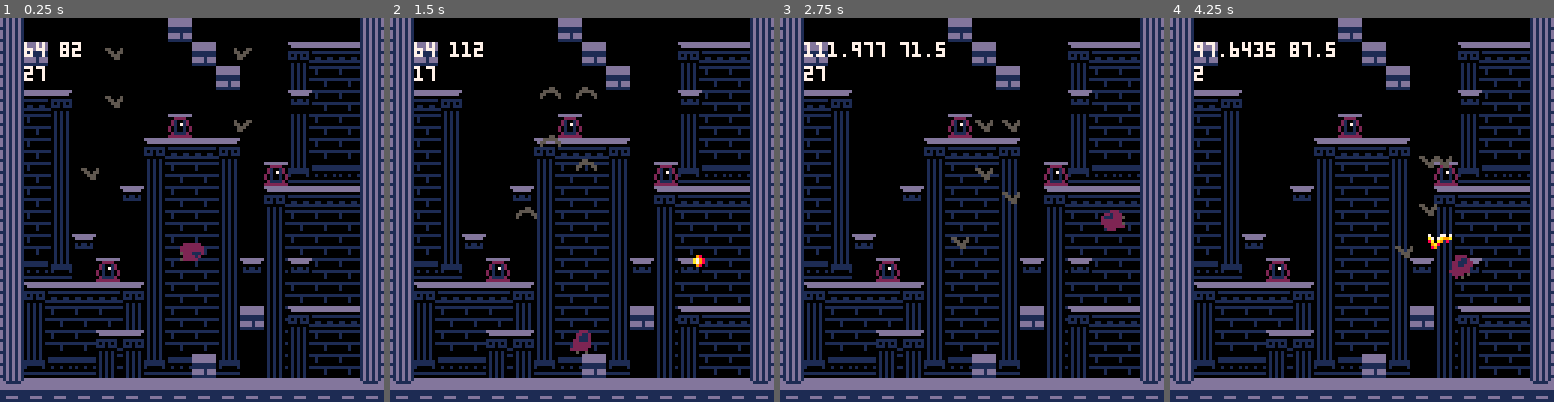
Above: before the commit, frames 1-4 (left to right).
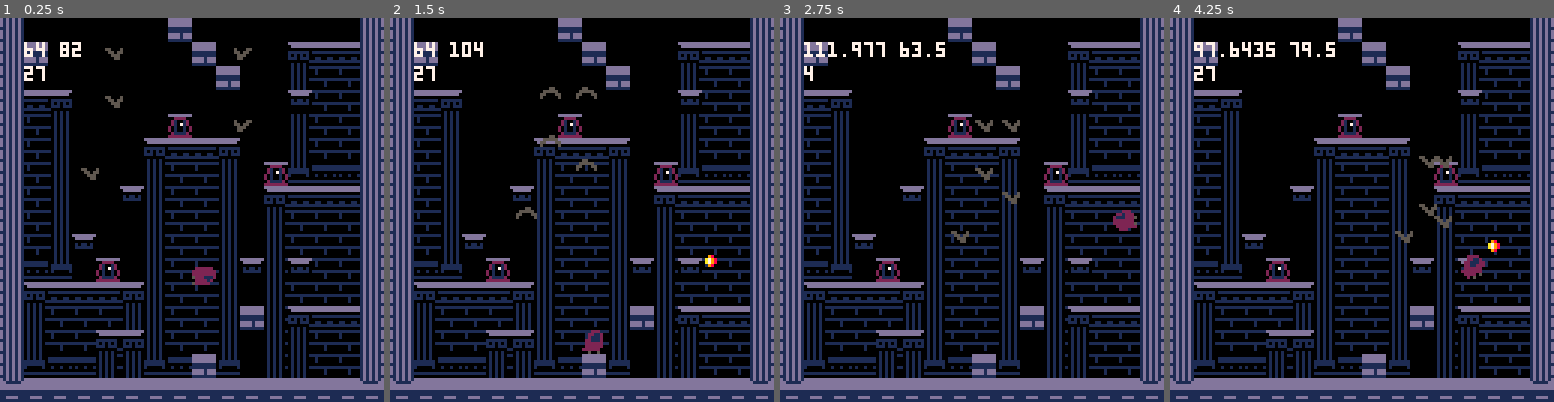
Above: after the commit, the same moments.

Repository: NunoDasNeves/pathofagni-pico8
Game: PICO-8 cartridge jumper.p8
Two runs of this game, one before a commit and one after it. Both use one fixed random seed, a clock stepped at 60 frames per second and the inputs below.
Inputs:
- Up to frame 1 (0.25 s): no input
- Up to frame 2 (1.5 s): tap X (X key) at 0.33, 1.07 s; tap O (Z key) at 0.7 s
- Up to frame 3 (2.75 s): hold Right 1.6-2.1 s; tap O (Z key) at 1.7, 2.1, 2.5 s; tap X (X key) at 1.85 s; hold Up 2.15-2.42 s; hold Right from 2.47 s (still down)
- Up to frame 4 (4.25 s): tap O (Z key) every 0.4 s from 2.9 to 4.1 s; tap X (X key) at 2.97, 4.08 s; release Right at 3.03 s; hold Left 3.08-3.58 s; hold Down 3.63-3.97 s; hold Right from 4.02 s (still down)

The runs differ from the first frame. In frame 1, 0.5% of the frame differs, in the area x 46-57%, y 58-70%; in frame 2, 0.6%; in frame 3, 0.6%; in frame 4, 0.9%, in the area x 9-86%, y 7-68%.

Commit message:
all coords based on top left of sprite

Diff:
--- a/jumper.p8
+++ b/jumper.p8
@@ -130,8 +130,8 @@
  sspr((sp % 16) * 8 + sx,
 				 	(sp \ 16) * 8 + sy,
 					 4,4,
-  	   f.x - 2,
-   	  f.y - 2,
+  	   f.x,
+   	  f.y,
    	  4,4,
     	 f.xflip,
     	 f.yflip)
@@ -152,8 +152,8 @@
 
 	-- player
 	spr(p.s + p.frame,
-	    flr(p.x-p.w/2),
-	    flr(p.y-p.h),
+	    p.x,
+	    p.y,
 	    1, 1,
 	    not p.rght)
 	foreach(fireball, draw_fireball)
@@ -255,8 +255,10 @@
 
 function make_fireball()
  local f = {}
- f.x = p.x
- f.y = p.y - p.h/2
+ f.w = 4
+ f.h = 4
+ f.x = p.x + (p.w - f.w)/2
+ f.y = p.y + (p.h - f.h)/2
  f.s = 80
  f.alive = true
  f.fcnt = 0
@@ -332,7 +334,7 @@
  for t in all(thang) do
  	if (aabb(
  									 t.x,t.y,t.w,t.h,
- 									 f.x-2,f.y-2,4,4)) then
+ 									 f.x,f.y,4,4)) then
  	 t:burn()
  	 -- don't stop on lanterns
  	 if (t.s != 82) then
@@ -374,9 +376,9 @@
  if (abs(p.vx) < p.min_vx) then
   p.vx = 0
  end
-
+ local pfooty = p.y + p.h
  local newx = p.x + p.vx
- if (collmap(newx,p.y-1,1)) then
+ if (collmap(newx,pfooty-1,1)) then
   p.vx = -p.vx
   newx = p.x + p.vx
  end
@@ -391,9 +393,10 @@
 	p.vy = clamp(p.vy, -p.max_vy, p.max_vy)
 
  local newy = p.y + p.vy
+ local newpfooty = newy + p.h
 
  if (p.vy > 0) then
-  if (collmap(newx,newy,0) and
+  if (collmap(newx,newpfooty,0) and
       -- need both checks!
       (not p.air or
       rounddown(p.y,8) < rounddown(newy,8))) then
@@ -416,7 +419,7 @@
 	-- p.vy < 0
  else
   -- ceiling
- 	if (collmap(p.x,newy-p.h,2)) then
+ 	if (collmap(p.x,newy,2)) then
  	 p.vy = -p.vy/3
  	end
  end
